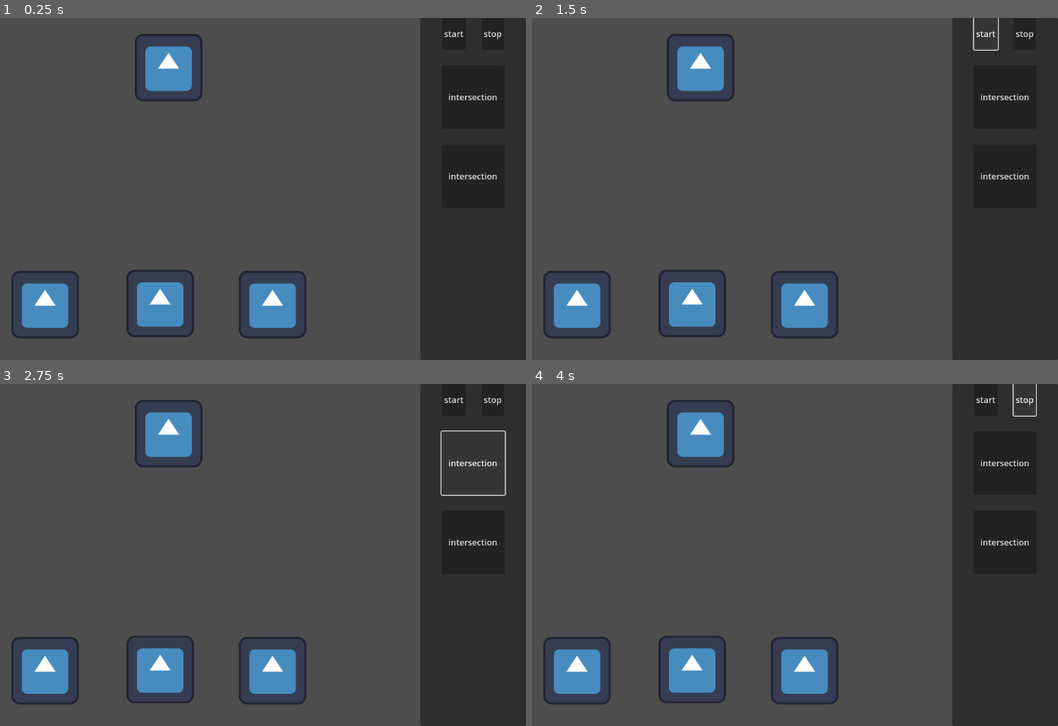
Above: before the commit, frames 1-4 (two rows, left to right).
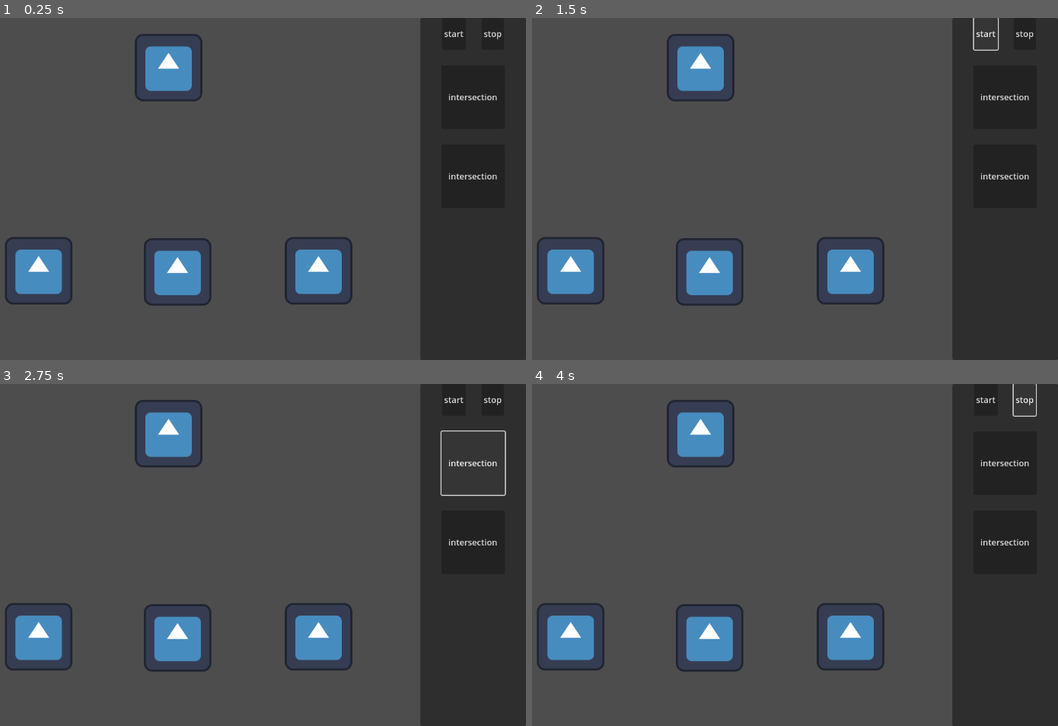
Above: after the commit, the same moments.

Repository: triangle-int/inner-inhabited
Game: Godot game, scene res://scenes/levels/test_level.tscn
The game is run twice, just before and just after one commit, with the same random seed, the same clock (stepped at 60 frames per second) and the same inputs. The engine's default icon, where the game draws it, is replaced by a stand-in: a white triangle on a blue panel in a dark square.
Inputs:
- Up to frame 1 (0.25 s): no input
- Up to frame 2 (1.5 s): click "start" at 0.5 s; click "start" at 1.25 s
- Up to frame 3 (2.75 s): click "intersection" at 2 s
- Up to frame 4 (4 s): click "intersection" at 2.75 s; click "stop" at 3.5 s

The runs differ from the first frame. In frame 1, 7.6% of the frame differs, in the area x 0-68%, y 64-94%; in frame 2, 7.6%; in frame 3, 7.6%; in frame 4, 7.6%.
Error in both runs: Out of bounds get index '0' (on base: 'Array[Connection]') (res://scripts/core/node/intersection.gd:7)

Commit message:
validation system

Diff:
--- a/scenes/core/counter_receiver.tscn
+++ /dev/null
@@ -1,8 +0,0 @@
-[gd_scene load_steps=3 format=3 uid="uid://bhqnux2qnkqmr"]
-
-[ext_resource type="Script" path="res://scripts/core/node/counter_receiver.gd" id="1_mv3u7"]
-[ext_resource type="PackedScene" uid="uid://dcm2wni227j1" path="res://scenes/core/base_signal_node.tscn" id="1_nxr3q"]
-
-[node name="BaseSignalNode" instance=ExtResource("1_nxr3q")]
-script = ExtResource("1_mv3u7")
-target_count = 1
--- /dev/null
+++ b/scenes/core/receiver.tscn
@@ -0,0 +1,7 @@
+[gd_scene load_steps=3 format=3 uid="uid://b3i6otukvqj0c"]
+
+[ext_resource type="PackedScene" uid="uid://dcm2wni227j1" path="res://scenes/core/base_signal_node.tscn" id="1_hpayg"]
+[ext_resource type="Script" path="res://scripts/core/node/receiver.gd" id="2_ujajf"]
+
+[node name="BaseSignalNode" instance=ExtResource("1_hpayg")]
+script = ExtResource("2_ujajf")
--- a/scenes/levels/test_level.tscn
+++ b/scenes/levels/test_level.tscn
@@ -1,10 +1,12 @@
-[gd_scene load_steps=10 format=3 uid="uid://bou72wqxg1rjn"]
+[gd_scene load_steps=14 format=3 uid="uid://bou72wqxg1rjn"]
 
 [ext_resource type="Script" path="res://scripts/core/level.gd" id="1_bimvr"]
 [ext_resource type="Script" path="res://scripts/core/signal/signal_info.gd" id="2_6c7n2"]
-[ext_resource type="PackedScene" uid="uid://bhqnux2qnkqmr" path="res://scenes/core/counter_receiver.tscn" id="2_t5ral"]
 [ext_resource type="PackedScene" uid="uid://7pmpnt64e464" path="res://scenes/core/root.tscn" id="3_hdv3g"]
+[ext_resource type="PackedScene" uid="uid://b3i6otukvqj0c" path="res://scenes/core/receiver.tscn" id="4_ksrk6"]
+[ext_resource type="Script" path="res://scripts/core/validator/count_param.gd" id="5_dtdu5"]
 [ext_resource type="PackedScene" uid="uid://50raqfm2a7qy" path="res://scenes/core/ui/level_ui.tscn" id="5_mwf1r"]
+[ext_resource type="Script" path="res://scripts/core/validator/count_validator.gd" id="6_e0uo0"]
 [ext_resource type="PackedScene" uid="uid://dkoakrtki43s5" path="res://scenes/core/ui/intersection_button.tscn" id="6_tca8u"]
 
 [sub_resource type="Resource" id="Resource_p071k"]
@@ -19,6 +21,15 @@
 script = ExtResource("2_6c7n2")
 number = 0
 
+[sub_resource type="Resource" id="Resource_nw370"]
+script = ExtResource("5_dtdu5")
+number = 0
+expected_count = 1
+
+[sub_resource type="Resource" id="Resource_bgqqs"]
+script = ExtResource("6_e0uo0")
+counts = Array[ExtResource("5_dtdu5")]([SubResource("Resource_nw370")])
+
 [node name="TestLevel" type="Node2D" node_paths=PackedStringArray("receivers", "root")]
 script = ExtResource("1_bimvr")
 sequence = Array[ExtResource("2_6c7n2")]([SubResource("Resource_p071k"), SubResource("Resource_r7g8l"), SubResource("Resource_xhi4g")])
@@ -28,14 +39,17 @@
 [node name="BaseSignalNode" parent="." instance=ExtResource("3_hdv3g")]
 position = Vector2(475, 94)
 
-[node name="BaseSignalNode2" parent="." instance=ExtResource("2_t5ral")]
-position = Vector2(241, 543)
+[node name="BaseSignalNode2" parent="." instance=ExtResource("4_ksrk6")]
+position = Vector2(229, 479)
+normal_validator = SubResource("Resource_bgqqs")
 
-[node name="BaseSignalNode3" parent="." instance=ExtResource("2_t5ral")]
-position = Vector2(459, 541)
+[node name="BaseSignalNode3" parent="." instance=ExtResource("4_ksrk6")]
+position = Vector2(492, 481)
+normal_validator = SubResource("Resource_bgqqs")
 
-[node name="BaseSignalNode4" parent="." instance=ExtResource("2_t5ral")]
-position = Vector2(672, 543)
+[node name="BaseSignalNode4" parent="." instance=ExtResource("4_ksrk6")]
+position = Vector2(759, 479)
+normal_validator = SubResource("Resource_bgqqs")
 
 [node name="CanvasLayer" type="CanvasLayer" parent="."]
 
--- a/scripts/core/level.gd
+++ b/scripts/core/level.gd
@@ -1,10 +1,10 @@
 class_name Level
 extends Node
 
-signal finished(solved: bool)
+signal finished(solved: SignalReceiver.SolutionStatus)
 
 @export var sequence: Array[SignalInfo]
-@export var receivers: Array[BaseSignalReceiver]
+@export var receivers: Array[SignalReceiver]
 @export var root: BaseSignalNode
 
 static var current: Level = null
@@ -28,12 +28,36 @@
 		_send_next()
 		return
 
-	var solved := receivers.all(
-		func(receiver: BaseSignalReceiver) -> bool: return receiver.is_correct()
+	var statuses := receivers.map(
+		func(receiver: SignalReceiver) -> SignalReceiver.SolutionStatus: return (
+			receiver.get_solution_status()
+		)
 	)
-	print("solved" if solved else "not solved")
+	var all_alternative := statuses.all(
+		func(status: SignalReceiver.SolutionStatus) -> bool: return (
+			status == SignalReceiver.SolutionStatus.ALTERNATIVELY_SOLVED
+		)
+	)
+	var all_normal := statuses.all(
+		func(status: SignalReceiver.SolutionStatus) -> bool: return (
+			status == SignalReceiver.SolutionStatus.NORMALLY_SOLVED
+		)
+	)
+
 	stop_simulation()
-	finished.emit(solved)
+
+	if all_alternative:
+		print("solved alternatively")
+		finished.emit(SignalReceiver.SolutionStatus.ALTERNATIVELY_SOLVED)
+		return
+
+	if all_normal:
+		print("solved normally")
+		finished.emit(SignalReceiver.SolutionStatus.NORMALLY_SOLVED)
+		return
+
+	print("not solved")
+	finished.emit(SignalReceiver.SolutionStatus.NOT_SOLVED)
 
 
 func start_simulation() -> void:
--- a/scripts/core/node/base_receiver.gd
+++ /dev/null
@@ -1,25 +0,0 @@
-class_name BaseSignalReceiver
-extends BaseSignalNode
-
-signal signal_received
-
-var _received_signals: Array[SignalInfo]
-
-
-func _receive_signal(_signal_info: SignalInfo) -> void:
-	_received_signals.push_back(_signal_info)
-	signal_received.emit()
-
-
-func is_correct() -> bool:
-	return _is_correct()
-
-
-func _is_correct() -> bool:
-	push_warning("unimplemented!")
-	return true
-
-
-func _reset() -> void:
-	super._reset()
-	_received_signals.clear()
--- a/scripts/core/node/counter_receiver.gd
+++ /dev/null
@@ -1,11 +0,0 @@
-extends BaseSignalReceiver
-
-@export var target_number: int
-@export var target_count: int
-
-
-func _is_correct() -> bool:
-	return (
-		_received_signals.all(func(info: SignalInfo) -> bool: return info.number == target_number)
-		and _received_signals.size() == target_count
-	)
--- /dev/null
+++ b/scripts/core/node/receiver.gd
@@ -0,0 +1,31 @@
+class_name SignalReceiver
+extends BaseSignalNode
+
+enum SolutionStatus { NOT_SOLVED, ALTERNATIVELY_SOLVED, NORMALLY_SOLVED }
+
+signal signal_received
+
+@export var normal_validator: BaseValidator
+@export var alternative_validator: BaseValidator
+
+var _received_signals: Array[SignalInfo]
+
+
+func _receive_signal(_signal_info: SignalInfo) -> void:
+	_received_signals.push_back(_signal_info)
+	signal_received.emit()
+
+
+func get_solution_status() -> SolutionStatus:
+	if alternative_validator != null and alternative_validator.is_valid(_received_signals):
+		return SolutionStatus.ALTERNATIVELY_SOLVED
+
+	if normal_validator.is_valid(_received_signals):
+		return SolutionStatus.NORMALLY_SOLVED
+
+	return SolutionStatus.NOT_SOLVED
+
+
+func _reset() -> void:
+	super._reset()
+	_received_signals.clear()
--- /dev/null
+++ b/scripts/core/validator/base_validator.gd
@@ -0,0 +1,11 @@
+class_name BaseValidator
+extends Resource
+
+
+func is_valid(received: Array[SignalInfo]) -> bool:
+	return _is_valid(received)
+
+
+func _is_valid(_received: Array[SignalInfo]) -> bool:
+	push_warning("unimplemented!")
+	return true
--- /dev/null
+++ b/scripts/core/validator/count_param.gd
@@ -0,0 +1,5 @@
+class_name CountParam
+extends Resource
+
+@export var number: int
+@export var expected_count: int
--- /dev/null
+++ b/scripts/core/validator/count_validator.gd
@@ -0,0 +1,25 @@
+class_name CountValidator
+extends BaseValidator
+
+@export var counts: Array[CountParam]
+
+
+func _is_valid(received: Array[SignalInfo]) -> bool:
+	return (
+		counts.all(
+			func(count: CountParam) -> bool: return (
+				(
+					received
+					. filter(func(info: SignalInfo) -> bool: return info.number == count.number)
+					. size()
+				)
+				== count.expected_count
+			)
+		)
+		and (
+			received.size()
+			== counts.reduce(
+				func(sum: int, count: CountParam) -> int: return sum + count.expected_count, 0
+			)
+		)
+	)
